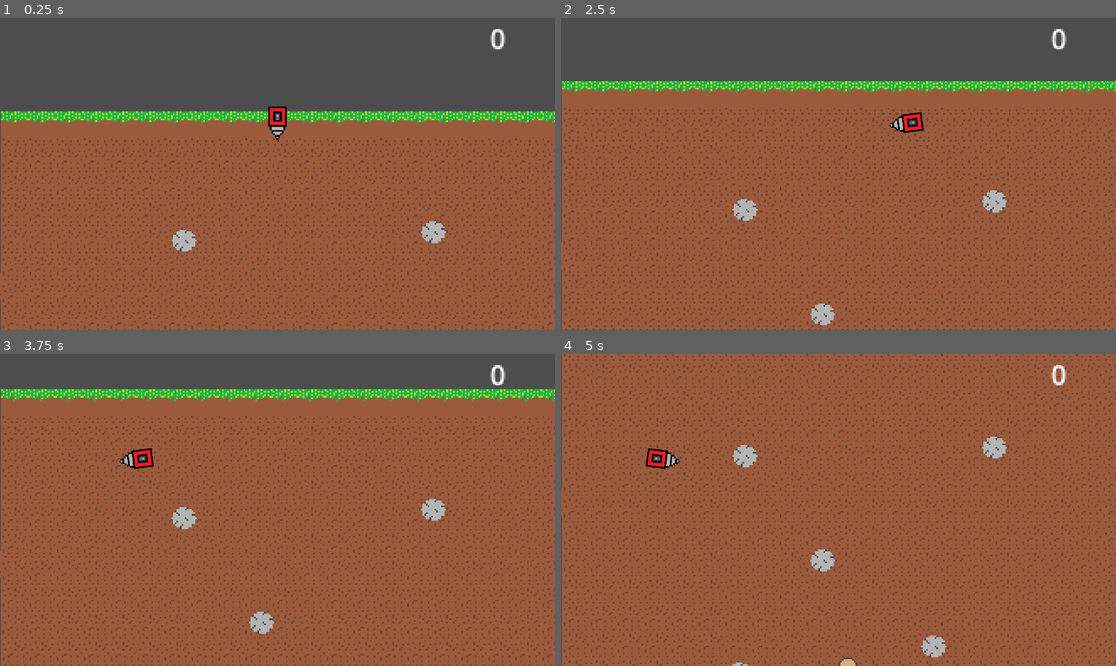
Above: before the commit, frames 1-4 (two rows, left to right).
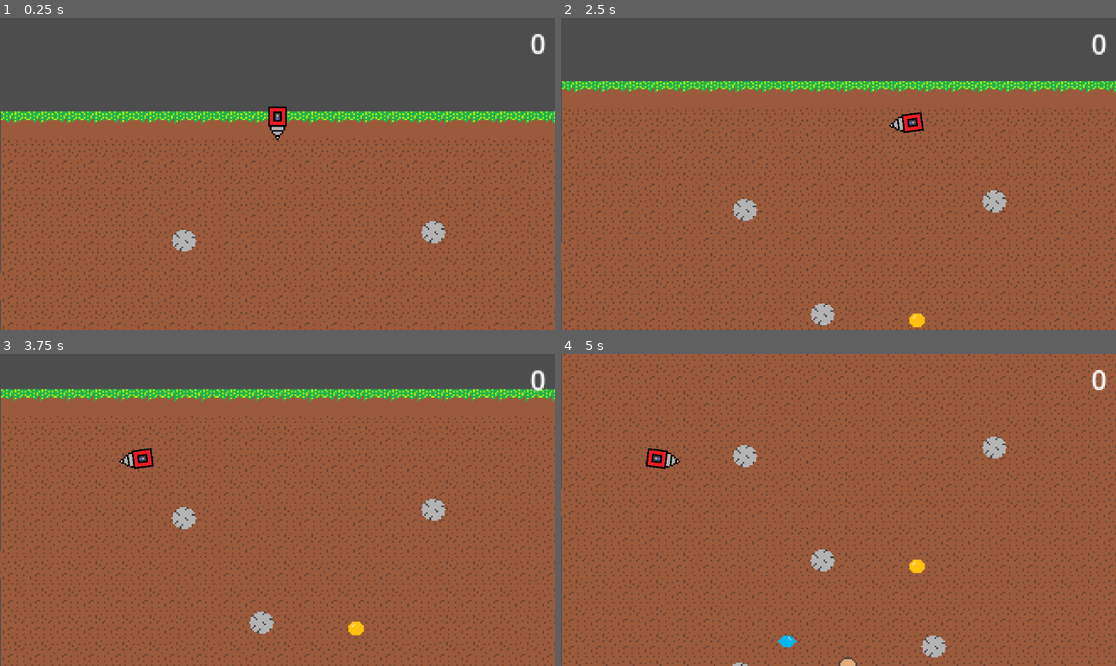
Above: after the commit, the same moments.

Repository: Anonymoose3210/project-core
Game: Godot game, scene res://Scenes/main.tscn
The game is run twice, just before and just after one commit, with the same random seed, the same clock (stepped at 60 frames per second) and the same inputs.
Inputs:
- Up to frame 1 (0.25 s): no input
- Up to frame 2 (2.5 s): hold Right (ui_right) 0.53-2.03 s; hold Left (ui_left) from 2.03 s (still down)
- Up to frame 3 (3.75 s): keep holding Left (ui_left)
- Up to frame 4 (5 s): release Left (ui_left) at 4.28 s; hold Right (ui_right) from 4.28 s (still down)

The runs differ from the first frame. In frame 1, 0.2% of the frame differs, in the area x 88-99%, y 3-12%; in frame 2, 0.3%; in frame 3, 0.3%; in frame 4, 0.4%, in the area x 39-99%, y 3-94%.

Commit message:
New nodes and World boundary
Added new nodes with varying score rewards.
Added world border that resets game when collided with.

Diff:
--- a/Scenes/main.tscn
+++ b/Scenes/main.tscn
@@ -4,8 +4,13 @@
 [ext_resource type="Texture2D" uid="uid://58vk738au2uf" path="res://Sprites/core_tileset.png" id="2_bo1nx"]
 [ext_resource type="Script" uid="uid://dbflvepreacyh" path="res://Scripts/camera.gd" id="3_8gbba"]
 [ext_resource type="PackedScene" uid="uid://bgtryltxwj881" path="res://Scenes/rock.tscn" id="4_jjvhh"]
-[ext_resource type="PackedScene" uid="uid://dul5lrx5oj3pe" path="res://Scenes/iron_node.tscn" id="5_kry3j"]
+[ext_resource type="PackedScene" uid="uid://y1vhrotqkc32" path="res://Scenes/resources/gold_node.tscn" id="5_6bp64"]
+[ext_resource type="PackedScene" uid="uid://dul5lrx5oj3pe" path="res://Scenes/resources/iron_node.tscn" id="5_kry3j"]
 [ext_resource type="PackedScene" uid="uid://52tocwn2kq3r" path="res://Scenes/score_counter.tscn" id="6_21xkr"]
+[ext_resource type="PackedScene" uid="uid://cqtep5v26e8nv" path="res://Scenes/resources/diamond_node.tscn" id="8_hptm8"]
+[ext_resource type="PackedScene" uid="uid://ca5bwx14181sp" path="res://Scenes/resources/emerald_node.tscn" id="9_d1ilt"]
+[ext_resource type="PackedScene" uid="uid://c7q7fmgwihj3r" path="res://Scenes/resources/ruby_node.tscn" id="10_6iyac"]
+[ext_resource type="PackedScene" uid="uid://b0s686dj4334k" path="res://Scenes/world_edge.tscn" id="11_d1ilt"]
 
 [sub_resource type="TileSetAtlasSource" id="TileSetAtlasSource_8gbba"]
 texture = ExtResource("2_bo1nx")
@@ -29,24 +34,6 @@
 
 [node name="Player" parent="." unique_id=1536310959 instance=ExtResource("1_jjgbg")]
 position = Vector2(164, 62)
-
-[node name="Camera2D" type="Camera2D" parent="." unique_id=267041265]
-position = Vector2(164, 62)
-offset = Vector2(0, 30)
-zoom = Vector2(3.5, 3.5)
-script = ExtResource("3_8gbba")
-
-[node name="Score Counter" parent="Camera2D" unique_id=758179949 instance=ExtResource("6_21xkr")]
-anchors_preset = -1
-anchor_left = 1.0
-anchor_bottom = 0.019000001
-offset_left = -165.0
-offset_top = -62.0
-offset_right = 166.0
-offset_bottom = 123.0
-grow_horizontal = 0
-grow_vertical = 1
-size_flags_horizontal = 8
 
 [node name="Obstacles" type="Node" parent="." unique_id=1992651764]
 
@@ -82,5 +69,57 @@
 
 [node name="Resources" type="Node" parent="." unique_id=585758247]
 
-[node name="Iron Node" parent="Resources" unique_id=1636818370 instance=ExtResource("5_kry3j")]
+[node name="Iron Node" parent="Resources" unique_id=819021951 instance=ExtResource("5_kry3j")]
 position = Vector2(169, 281)
+
+[node name="Gold Node" parent="Resources" unique_id=1636818370 instance=ExtResource("5_6bp64")]
+position = Vector2(211, 222)
+
+[node name="Diamond Node" parent="Resources" unique_id=1240254664 instance=ExtResource("8_hptm8")]
+position = Vector2(133, 267)
+
+[node name="Emerald Node" parent="Resources" unique_id=1091648910 instance=ExtResource("9_d1ilt")]
+position = Vector2(120, 321)
+
+[node name="Emerald Node2" parent="Resources" unique_id=664488413 instance=ExtResource("10_6iyac")]
+position = Vector2(206, 337)
+
+[node name="Gold Node2" parent="Resources" unique_id=955491442 instance=ExtResource("5_6bp64")]
+position = Vector2(142, 360)
+
+[node name="Emerald Node3" parent="Resources" unique_id=1654495628 instance=ExtResource("10_6iyac")]
+position = Vector2(168, 424)
+
+[node name="Diamond Node2" parent="Resources" unique_id=1651085906 instance=ExtResource("8_hptm8")]
+position = Vector2(93, 397)
+
+[node name="Emerald Node4" parent="Resources" unique_id=917651662 instance=ExtResource("9_d1ilt")]
+position = Vector2(237, 412)
+
+[node name="Camera2D" type="Camera2D" parent="." unique_id=267041265]
+position = Vector2(164, 62)
+offset = Vector2(0, 30)
+zoom = Vector2(3.5, 3.5)
+script = ExtResource("3_8gbba")
+
+[node name="Score Counter" parent="Camera2D" unique_id=758179949 instance=ExtResource("6_21xkr")]
+anchors_preset = -1
+anchor_left = 1.0
+anchor_bottom = 0.019000001
+offset_left = -165.0
+offset_top = -62.0
+offset_right = 166.0
+offset_bottom = 123.0
+grow_horizontal = 0
+grow_vertical = 1
+size_flags_horizontal = 8
+
+[node name="World Edges" type="Node" parent="." unique_id=1041827389]
+
+[node name="World Edge" parent="World Edges" unique_id=1527480973 instance=ExtResource("11_d1ilt")]
+position = Vector2(-1, 75)
+rotation = 1.5707964
+
+[node name="World Edge2" parent="World Edges" unique_id=703464765 instance=ExtResource("11_d1ilt")]
+position = Vector2(329, 76)
+rotation = 4.712389
--- /dev/null
+++ b/Scenes/resources/diamond_node.tscn
@@ -0,0 +1,21 @@
+[gd_scene format=3 uid="uid://cqtep5v26e8nv"]
+
+[ext_resource type="Script" uid="uid://bff8oi1wcwvos" path="res://Scripts/resource.gd" id="1_hvoj1"]
+[ext_resource type="Texture2D" uid="uid://m0hkqmscdvc0" path="res://Sprites/ore_diamond.png" id="2_hvoj1"]
+
+[sub_resource type="CircleShape2D" id="CircleShape2D_14vr5"]
+radius = 6.0827627
+
+[node name="Diamond Node" type="Node2D" unique_id=1636818370]
+script = ExtResource("1_hvoj1")
+score_value = 500
+
+[node name="Sprite2D" type="Sprite2D" parent="." unique_id=393629033]
+texture = ExtResource("2_hvoj1")
+
+[node name="Area2D" type="Area2D" parent="." unique_id=368289809]
+
+[node name="CollisionShape2D" type="CollisionShape2D" parent="Area2D" unique_id=311204561]
+shape = SubResource("CircleShape2D_14vr5")
+
+[connection signal="body_entered" from="Area2D" to="." method="_on_area_2d_body_entered"]
--- /dev/null
+++ b/Scenes/resources/emerald_node.tscn
@@ -0,0 +1,22 @@
+[gd_scene format=3 uid="uid://ca5bwx14181sp"]
+
+[ext_resource type="Script" uid="uid://bff8oi1wcwvos" path="res://Scripts/resource.gd" id="1_ooe0i"]
+[ext_resource type="Texture2D" uid="uid://qt1fcxrhg25c" path="res://Sprites/ore_emerald.png" id="2_ooe0i"]
+
+[sub_resource type="CapsuleShape2D" id="CapsuleShape2D_vsvcc"]
+radius = 5.0
+height = 16.0
+
+[node name="Emerald Node" type="Node2D" unique_id=1636818370]
+script = ExtResource("1_ooe0i")
+score_value = 600
+
+[node name="Sprite2D" type="Sprite2D" parent="." unique_id=393629033]
+texture = ExtResource("2_ooe0i")
+
+[node name="Area2D" type="Area2D" parent="." unique_id=368289809]
+
+[node name="CollisionShape2D" type="CollisionShape2D" parent="Area2D" unique_id=311204561]
+shape = SubResource("CapsuleShape2D_vsvcc")
+
+[connection signal="body_entered" from="Area2D" to="." method="_on_area_2d_body_entered"]
--- /dev/null
+++ b/Scenes/resources/gold_node.tscn
@@ -0,0 +1,21 @@
+[gd_scene format=3 uid="uid://y1vhrotqkc32"]
+
+[ext_resource type="Script" uid="uid://bff8oi1wcwvos" path="res://Scripts/resource.gd" id="1_3lryv"]
+[ext_resource type="Texture2D" uid="uid://plrmmsocni3p" path="res://Sprites/ore_gold.png" id="2_3lryv"]
+
+[sub_resource type="CircleShape2D" id="CircleShape2D_14vr5"]
+radius = 6.0827627
+
+[node name="Gold Node" type="Node2D" unique_id=1636818370]
+script = ExtResource("1_3lryv")
+score_value = 100000
+
+[node name="Sprite2D" type="Sprite2D" parent="." unique_id=393629033]
+texture = ExtResource("2_3lryv")
+
+[node name="Area2D" type="Area2D" parent="." unique_id=368289809]
+
+[node name="CollisionShape2D" type="CollisionShape2D" parent="Area2D" unique_id=311204561]
+shape = SubResource("CircleShape2D_14vr5")
+
+[connection signal="body_entered" from="Area2D" to="." method="_on_area_2d_body_entered"]
--- /dev/null
+++ b/Scenes/resources/ruby_node.tscn
@@ -0,0 +1,21 @@
+[gd_scene format=3 uid="uid://c7q7fmgwihj3r"]
+
+[ext_resource type="Script" uid="uid://bff8oi1wcwvos" path="res://Scripts/resource.gd" id="1_3am0a"]
+[ext_resource type="Texture2D" uid="uid://b2c1ohsk8rj16" path="res://Sprites/ore_ruby.png" id="2_scvbq"]
+
+[sub_resource type="CircleShape2D" id="CircleShape2D_5yxju"]
+radius = 6.0
+
+[node name="Emerald Node" type="Node2D" unique_id=1636818370]
+script = ExtResource("1_3am0a")
+score_value = 800
+
+[node name="Sprite2D" type="Sprite2D" parent="." unique_id=393629033]
+texture = ExtResource("2_scvbq")
+
+[node name="Area2D" type="Area2D" parent="." unique_id=368289809]
+
+[node name="CollisionShape2D" type="CollisionShape2D" parent="Area2D" unique_id=311204561]
+shape = SubResource("CircleShape2D_5yxju")
+
+[connection signal="body_entered" from="Area2D" to="." method="_on_area_2d_body_entered"]
--- a/Scenes/score_counter.tscn
+++ b/Scenes/score_counter.tscn
@@ -1,6 +1,6 @@
 [gd_scene format=3 uid="uid://52tocwn2kq3r"]
 
-[ext_resource type="Script" uid="uid://ddu84cfn24yi5" path="res://Scenes/score_counter.gd" id="1_0v310"]
+[ext_resource type="Script" uid="uid://ddu84cfn24yi5" path="res://Scripts/score_counter.gd" id="1_0v310"]
 
 [node name="Score Counter" type="Control" unique_id=758179949]
 layout_mode = 3
@@ -16,7 +16,10 @@
 anchors_preset = 1
 anchor_left = 1.0
 anchor_right = 1.0
-offset_left = -40.0
-offset_bottom = 23.0
+offset_left = -18.0
+offset_top = 3.0
+offset_right = -3.0
+offset_bottom = 26.0
 grow_horizontal = 0
 text = "0"
+horizontal_alignment = 1
--- /dev/null
+++ b/Scenes/world_edge.tscn
@@ -0,0 +1,13 @@
+[gd_scene format=3 uid="uid://b0s686dj4334k"]
+
+[ext_resource type="Script" uid="uid://cy3q15ge5hrsd" path="res://Scripts/world_edge.gd" id="1_pt26u"]
+
+[sub_resource type="WorldBoundaryShape2D" id="WorldBoundaryShape2D_ecboe"]
+
+[node name="World Edge" type="Area2D" unique_id=1527480973]
+script = ExtResource("1_pt26u")
+
+[node name="CollisionShape2D" type="CollisionShape2D" parent="." unique_id=1304035290]
+shape = SubResource("WorldBoundaryShape2D_ecboe")
+
+[connection signal="body_entered" from="." to="." method="_on_body_entered"]
--- a/Scripts/gameController.gd
+++ b/Scripts/gameController.gd
@@ -5,3 +5,7 @@
 func item_collected(item_value: int):
 	total_points += item_value
 	EventController.emit_signal("item_collected", total_points)
+
+func game_ended():
+	total_points = 0
+	get_tree().reload_current_scene()
--- a/Scripts/rock.gd
+++ b/Scripts/rock.gd
@@ -2,4 +2,4 @@
 
 func _on_area_2d_body_entered(body: Node2D) -> void:
 	if body is CharacterBody2D:
-		get_tree().reload_current_scene()
+		GameController.game_ended()
--- /dev/null
+++ b/Scripts/world_edge.gd
@@ -0,0 +1,7 @@
+extends Area2D
+
+
+
+func _on_body_entered(body: Node2D) -> void:
+	if body is CharacterBody2D:
+		GameController.game_ended()
Renamed: Scenes/iron_node.tscn -> Scenes/resources/iron_node.tscn
Renamed: Scenes/score_counter.gd -> Scripts/score_counter.gd
Renamed: Scenes/score_counter.gd.uid -> Scripts/score_counter.gd.uid
Not shown, added: Scripts/world_edge.gd.uid
